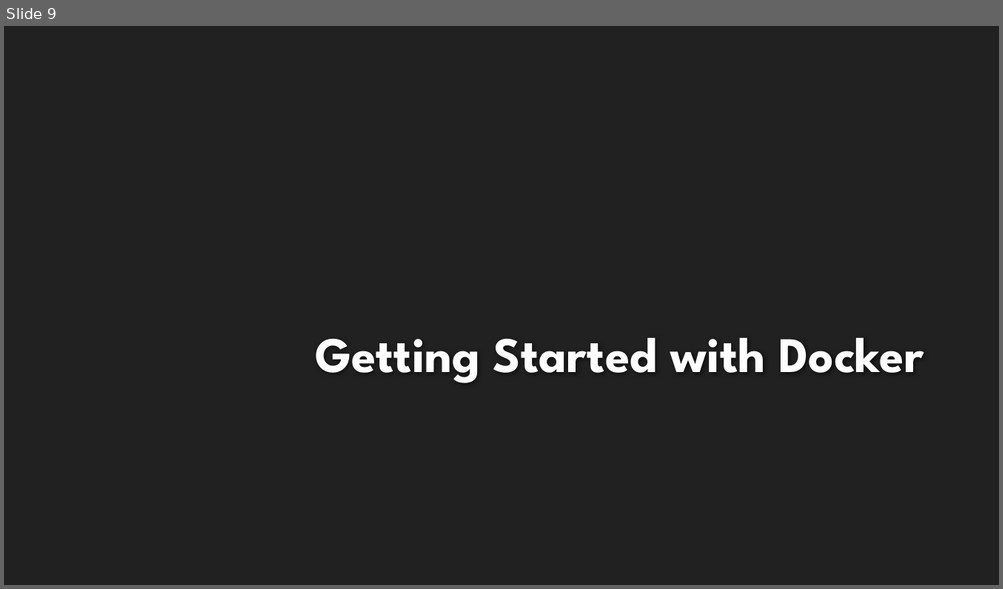
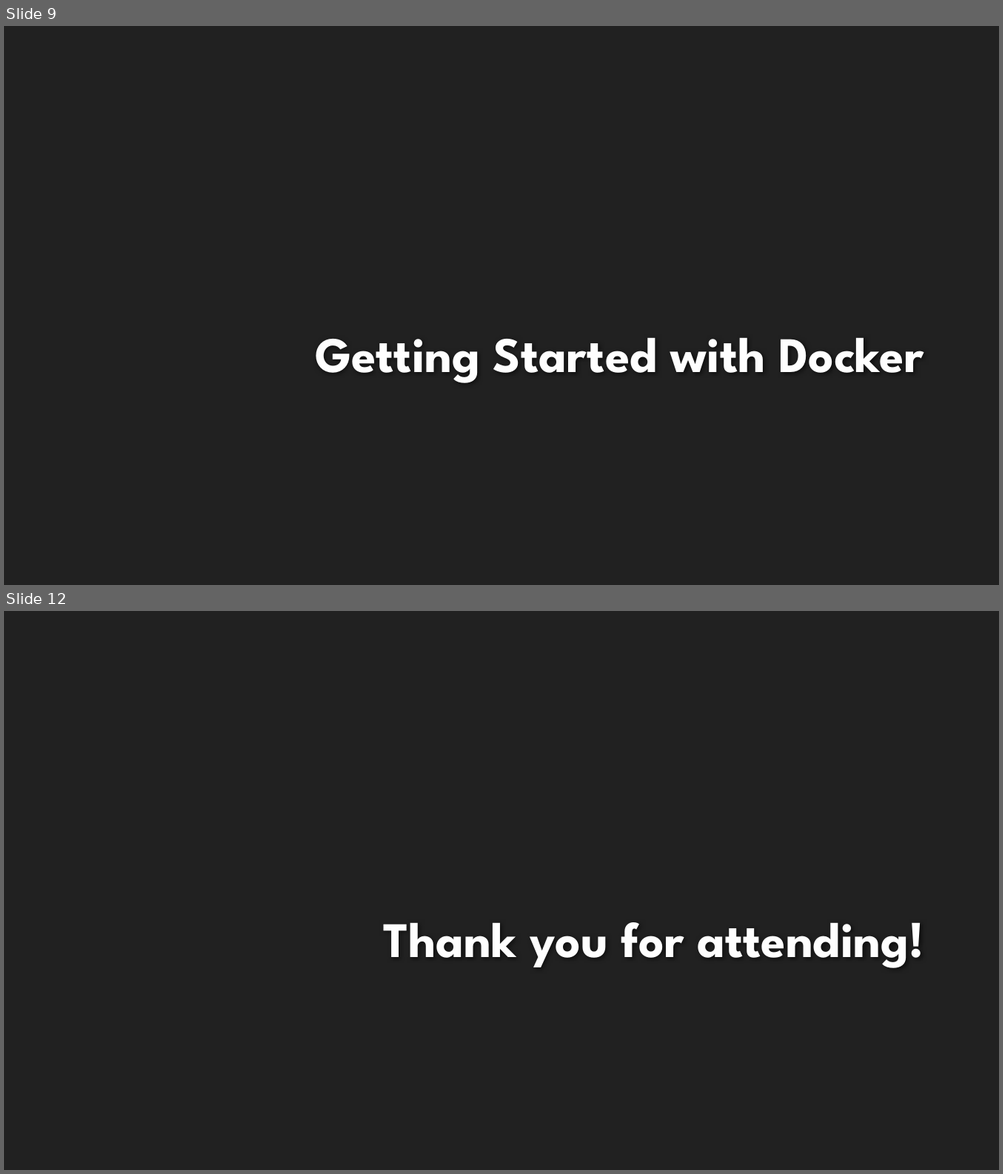
Before and after one commit to kertox662/jamhacks6-workshop-reference, a slide deck: intro-docker/presentation/intro-to-docker.pptx. Shown one above the other, each under a label of ours: slide 9 before the commit, slides 9 and 12 after it; the slides between them are not shown. The pictures are 1003x589 and 1003x1174 pixels, drawn with LibreOffice and Linux fonts; fonts in the diff are those of the drawing; background and template pictures are left out. Boxes give left, top, right and bottom in pixels: in the first picture for what was removed or moved away, otherwise in the second. Text is boxed around its words. In the diff, an @@ line names an element or a change of style, - is before the commit and + after.

```diff
--- a/intro-docker/presentation/intro-to-docker.pptx
+++ b/intro-docker/presentation/intro-to-docker.pptx
@@ slide 12 added at (4,611,999,1170), background #212121 @@
@@ title added at (384,923,924,968), 48 pt, text #FEFEFE, bold @@
+Thank you for attending!
```
Also in this commit, not shown: 2 other slides added, 1 other file.
